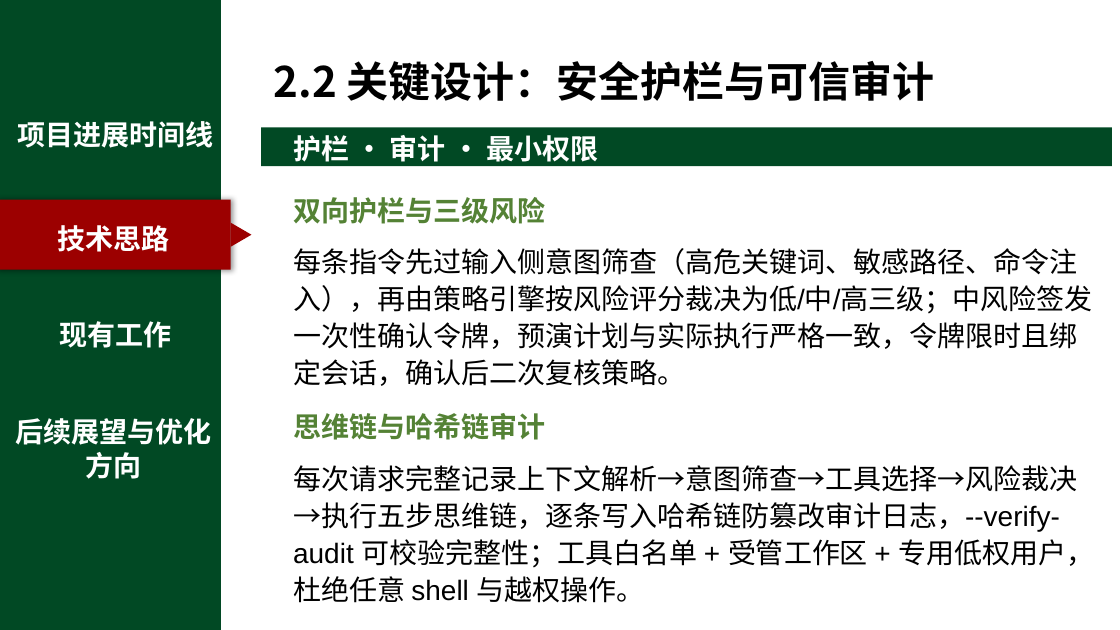
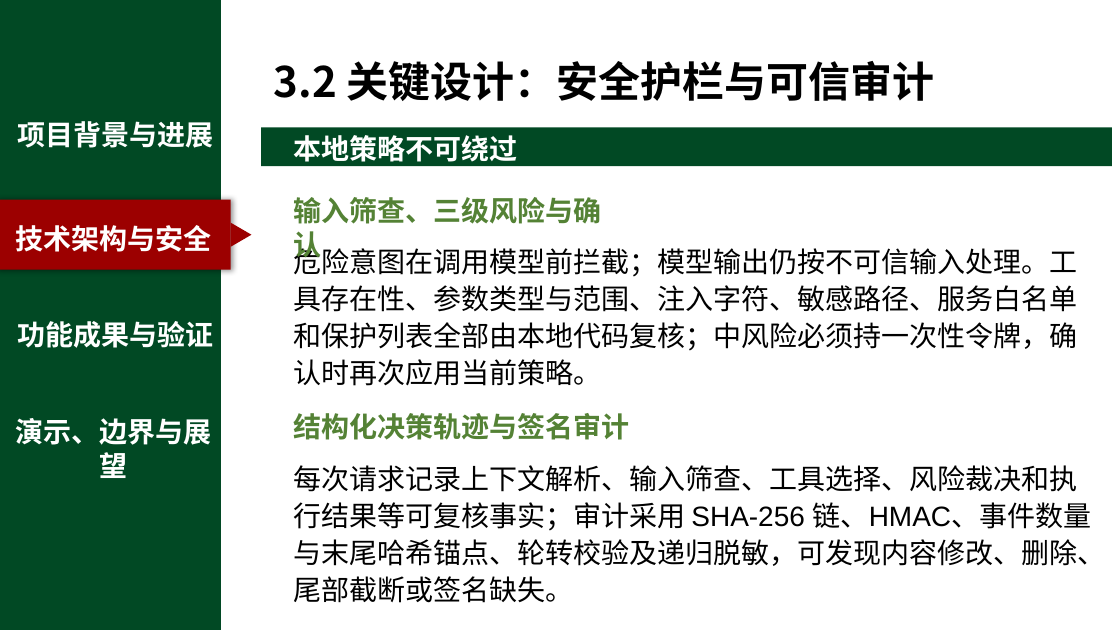
Before and after one commit to chanehwibo/cnsoftbei, a slide deck: slide 10 of SafeOps_答辩演示PPT.pptx. Drawn at 1120x630 pixels with LibreOffice and Linux fonts; fonts in the diff are those of the drawing; background and template pictures are left out. Boxes give left, top, right and bottom in pixels: in the first picture for what was removed or moved away, otherwise in the second. Text is boxed around its words. In the diff, an @@ line names an element or a change of style, - is before the commit and + after.

Commit message:
docs: 同步答辩材料与详细操作指南

```diff
--- a/SafeOps_答辩演示PPT.pptx
+++ b/SafeOps_答辩演示PPT.pptx
@@ text at bbox=[274, 61, 935, 101]: text changed @@
-2.2 关键设计：安全护栏与可信审计
+3.2 关键设计：安全护栏与可信审计
@@ text at bbox=[17, 121, 213, 148]: text changed @@
-项目进展时间线
+项目背景与进展
@@ text at bbox=[293, 135, 517, 167]: text changed @@
-护栏 · 审计 · 最小权限
+本地策略不可绕过
@@ text at bbox=[293, 197, 601, 224]: text changed @@
-双向护栏与三级风险
+输入筛查、三级风险与确认
@@ text at bbox=[16, 225, 212, 252]: text changed @@
-技术思路
+技术架构与安全
@@ text at bbox=[293, 244, 1077, 386]: text changed @@
-每条指令先过输入侧意图筛查（高危关键词、敏感路径、命令注入），再由策略引擎按风险评分裁决为低/中/高三级；中风险签发一次性确认令牌，预演计划与实际执行严格一致，令牌限时且绑定会话，确认后二次复核策略。
+危险意图在调用模型前拦截；模型输出仍按不可信输入处理。工具存在性、参数类型与范围、注入字符、敏感路径、服务白名单和保护列表全部由本地代码复核；中风险必须持一次性令牌，确认时再次应用当前策略。
@@ text at bbox=[17, 321, 213, 348]: text changed @@
-现有工作
+功能成果与验证
@@ text at bbox=[16, 418, 212, 478]: text changed @@
-后续展望与优化方向
+演示、边界与展望
@@ text at bbox=[293, 413, 629, 440]: text changed @@
-思维链与哈希链审计
+结构化决策轨迹与签名审计
@@ text at bbox=[293, 465, 1105, 603]: text changed @@
-每次请求完整记录上下文解析→意图筛查→工具选择→风险裁决→执行五步思维链，逐条写入哈希链防篡改审计日志，--verify-audit 可校验完整性；工具白名单 + 受管工作区 + 专用低权用户，杜绝任意 shell 与越权操作。
+每次请求记录上下文解析、输入筛查、工具选择、风险裁决和执行结果等可复核事实；审计采用 SHA-256 链、HMAC、事件数量与末尾哈希锚点、轮转校验及递归脱敏，可发现内容修改、删除、尾部截断或签名缺失。
```
Also in this commit, not shown: 13 other slides changed, 3 other files.
